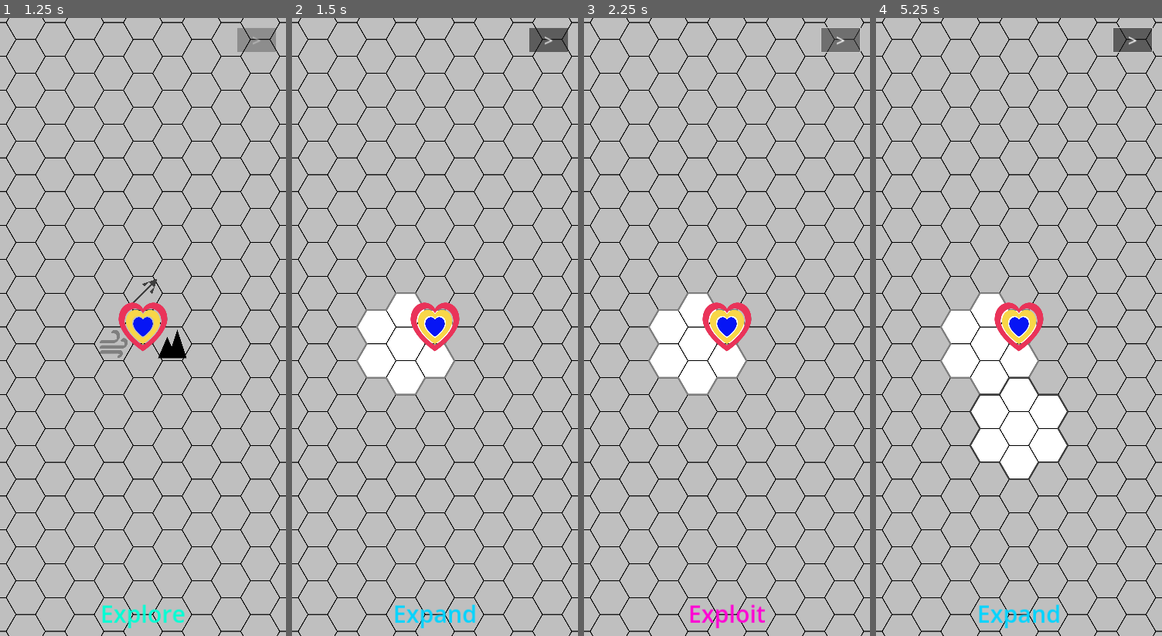
Above: before the commit, frames 1-4 (left to right).
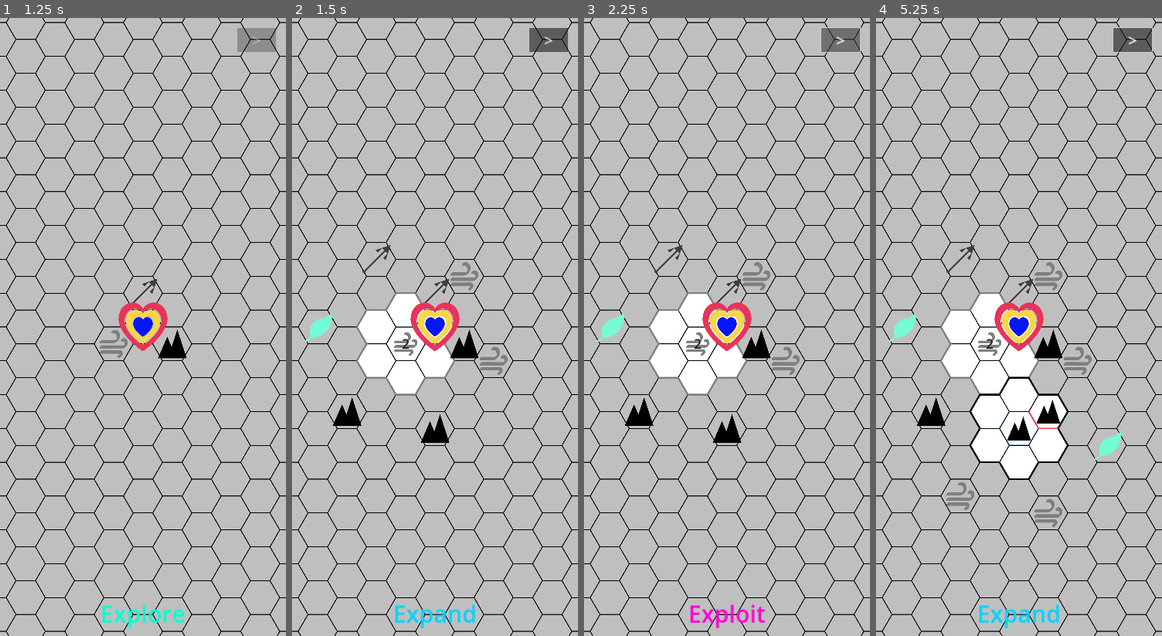
Above: after the commit, the same moments.

Repository: NoahKastin/combo-spell
Game: Godot game, scene res://scenes/main.tscn
Two runs of this game, one before a commit and one after it. Both use one fixed random seed, a clock stepped at 60 frames per second and the inputs below.
Inputs (mouse positions are in pixels of both pictures, inside the frame that each line leads up to):
- Up to frame 1 (1.25 s): tap Enter at 0.5 s; move the mouse to (205, 296) at 0.52 s; click (205, 296) at 0.67 s
- Up to frame 2 (1.5 s): tap Space at 1.25 s; move the mouse to (377, 357) at 1.27 s; click (377, 357) at 1.42 s
- Up to frame 3 (2.25 s): click ">" at 2 s
- Up to frame 4 (5.25 s): click ">" at 2.75 s; click ">" at 3.5 s; tap Enter at 4.25 s; move the mouse to (1047, 191) at 4.27 s; click (1047, 191) at 4.42 s; tap Space at 5 s; move the mouse to (1004, 450) at 5.02 s; click (1004, 450) at 5.17 s

Frame 1 is identical in both runs. In frame 2, 1.6% of the frame differs, in the area x 4-76%, y 36-69%; in frame 3, 1.6%; in frame 4, 2.6%, in the area x 4-86%, y 36-83%.

Commit message:
Add tile contents and persistent Explore candidates
- Tile class for occupant state (Kind enum, composition Dictionary, primary_element helper)
- _seed_contents at reveal: 2×multiplier resource Elements (biome guaranteed once) and 0..2×multiplier enemy Elements with 70% biome bias; _stacked_tile_count piles ~2 Elements per tile so clusters don't saturate at high multipliers
- Candidates persist across Explore rounds; each reveal adds the cluster's lattice neighbors and prunes any candidate whose center now sits inside revealed territory, so big-hexes don't end up nested inside other big-hexes
- Tile rendering: role-tag outlines per §5.2 (resource blue / enemy red / unit green), centered Element icon, count badge when the primary's count exceeds 1
- SPEC §4.1: persistent-candidate semantics and nesting-prevention rule

Co-Authored-By: Claude Opus 4.7 <noreply@anthropic.com>

Diff:
--- a/scripts/main.gd
+++ b/scripts/main.gd
@@ -1,14 +1,22 @@
 extends Node2D
 
-# Scene root: hex draw, tap input, and Explore-phase candidate logic.
+# Scene root: hex draw, tap input, Explore-phase candidates, and tile contents.
 
 const HEX_SIZE := 80.0
 const ICON_TARGET_SIZE := 120.0
+const TILE_ICON_SIZE := 100.0
+const COUNT_FONT_SIZE := 56
+const COUNT_OUTLINE_WIDTH := 4
 const TILE_OUTLINE_COLOR := Color("#000000")
 const TILE_OUTLINE_WIDTH := 2.0
+const ROLE_OUTLINE_WIDTH := 4.0
 const PERIMETER_WIDTH := 6.0
 const FOG_FILL := Color("#BFBFBF")
 const REVEALED_FILL := Color("#FFFFFF")
+
+# §4.1: of an enemy's biome ≈ "highly likely but not guaranteed." Per-enemy
+# probability of getting the biome's Element vs a uniform MVP draw.
+const ENEMY_BIOME_BIAS := 0.7
 
 # §10: MVP slice biomes. Subsequent-round candidates draw uniformly from these.
 const MVP_BIOMES: Array[int] = [
@@ -46,10 +54,19 @@
 	Vector2i(1, -1),   # edge 5→0
 ]
 
+# §5.2: role-tag tile outlines. Empty revealed tiles use the standard black
+# outline; only occupied tiles get a role color.
+const ROLE_OUTLINE_COLOR := {
+	Tile.Kind.RESOURCE: Color("#3498DB"),
+	Tile.Kind.ENEMY: Color("#E63946"),
+	Tile.Kind.UNIT: Color("#2ECC71"),
+}
+
 var layout := HexLayout.new(HEX_SIZE)
 var candidates: Array[BigHex] = []
 var revealed_big_hexes: Array[BigHex] = []
 var revealed_tiles: Dictionary = {} # Vector2i -> true
+var tiles: Dictionary = {}          # Vector2i -> Tile (occupied tiles only)
 
 @onready var phase_label: Label = $UI/PhaseLabel
 @onready var next_phase_button: Button = $UI/NextPhaseButton
@@ -57,7 +74,7 @@
 
 
 func _ready() -> void:
-	_seed_explore_candidates()
+	_seed_starting_candidates()
 	var heart := Sprite2D.new()
 	heart.texture = load("res://assets/heart.png")
 	heart.position = layout.hex_to_screen(Vector2i.ZERO)
@@ -67,15 +84,6 @@
 	_refresh_phase_ui()
 
 
-func _seed_explore_candidates() -> void:
-	candidates.clear()
-	if revealed_big_hexes.is_empty():
-		_seed_starting_candidates()
-	else:
-		_seed_subsequent_candidates()
-	queue_redraw()
-
-
 func _seed_starting_candidates() -> void:
 	var biomes := STARTING_BIOMES.duplicate()
 	biomes.shuffle()
@@ -83,18 +91,121 @@
 		candidates.append(BigHex.new(STARTING_CENTERS[i], biomes[i]))
 
 
-# §4.1: subsequent rounds offer 6 candidates at the big-hex-lattice neighbors
-# of the most-recently-revealed cluster. Already-revealed centers drop out.
-func _seed_subsequent_candidates() -> void:
-	var anchor := revealed_big_hexes[-1].center
-	var revealed_centers: Dictionary = {}
-	for b in revealed_big_hexes:
-		revealed_centers[b.center] = true
-	for neighbor_center in HexGrid.big_hex_neighbors(anchor):
-		if revealed_centers.has(neighbor_center):
+# §4.1: each reveal adds the just-revealed cluster's six lattice-neighbor
+# centers as candidates, skipping any already-pending or whose center sits
+# inside revealed territory (would produce a cluster nested inside another).
+# Unrevealed candidates persist across rounds so the player can come back
+# later to options they passed over.
+func _add_candidates_around(big_hex: BigHex) -> void:
+	var existing: Dictionary = {}
+	for c in candidates:
+		existing[c.center] = true
+	for neighbor_center in HexGrid.big_hex_neighbors(big_hex.center):
+		if existing.has(neighbor_center):
+			continue
+		if revealed_tiles.has(neighbor_center):
 			continue
 		var biome: int = MVP_BIOMES.pick_random()
 		candidates.append(BigHex.new(neighbor_center, biome))
+
+
+# Drop candidates whose center now sits inside revealed territory. A fresh
+# reveal can engulf a previously-added candidate's center; if so, revealing
+# that candidate would draw a big-hex nested inside an already-explored
+# cluster, which is never useful.
+func _prune_nested_candidates() -> void:
+	var keep: Array[BigHex] = []
+	for c in candidates:
+		if not revealed_tiles.has(c.center):
+			keep.append(c)
+	candidates = keep
+
+
+# §4.1: at reveal, seed the cluster with resource Elements (= 2 × multiplier,
+# biome guaranteed once) and up to that many enemy Elements (biome biased).
+# Enemies stay at distance ≥ 2 from the Heart; the Heart tile itself never
+# holds resources or enemies; tiles already occupied by an overlapping
+# previously-revealed cluster keep their existing contents.
+# Multi-Element tiles are intended (§4.1 talks of "total Elements," not
+# "total tiles") — _stacked_tile_count keeps clusters from saturating at
+# higher multipliers by piling Elements onto fewer rich tiles.
+func _seed_contents(big_hex: BigHex) -> void:
+	var mult := Game.difficulty_multiplier()
+	var resource_elements: int = 2 * mult
+	var enemy_elements: int = randi_range(0, 2 * mult)
+
+	var available: Array[Vector2i] = []
+	for t in big_hex.tiles():
+		if t == Vector2i.ZERO:
+			continue
+		if tiles.has(t):
+			continue
+		available.append(t)
+	available.shuffle()
+
+	var enemy_eligible: Array[Vector2i] = []
+	for t in available:
+		if HexGrid.distance(t, Vector2i.ZERO) >= 2:
+			enemy_eligible.append(t)
+
+	var enemy_tile_count: int = min(_stacked_tile_count(enemy_elements), enemy_eligible.size())
+	var enemy_coords: Array[Vector2i] = enemy_eligible.slice(0, enemy_tile_count)
+
+	var enemy_set: Dictionary = {}
+	for c in enemy_coords:
+		enemy_set[c] = true
+	var resource_eligible: Array[Vector2i] = []
+	for t in available:
+		if not enemy_set.has(t):
+			resource_eligible.append(t)
+	var resource_tile_count: int = min(_stacked_tile_count(resource_elements), resource_eligible.size())
+	var resource_coords: Array[Vector2i] = resource_eligible.slice(0, resource_tile_count)
+
+	_seed_resources(resource_coords, resource_elements, big_hex.biome)
+	_seed_enemies(enemy_coords, enemy_elements, big_hex.biome)
+
+
+# Aim for ~2 Elements per occupied tile. Stacking is visible from cycle 1
+# (multiplier 1: 2 Elements on 1 tile) and tile count grows slower than the
+# Element budget so the cluster doesn't saturate at high multipliers.
+static func _stacked_tile_count(elements: int) -> int:
+	if elements <= 0:
+		return 0
+	return max(1, (elements + 1) / 2)
+
+
+func _seed_resources(coords: Array[Vector2i], element_count: int, biome: int) -> void:
+	if coords.is_empty() or element_count == 0:
+		return
+	# §4.1: biome is guaranteed at least once. Place it on coords[0], whose
+	# position is random because the coord list was shuffled upstream.
+	var first := Tile.new(coords[0], Tile.Kind.RESOURCE)
+	first.add_element(biome)
+	tiles[first.coord] = first
+	# Remaining Elements scatter across the chosen resource tiles, stacking
+	# wherever they happen to land.
+	for i in range(1, element_count):
+		var c: Vector2i = coords.pick_random()
+		if not tiles.has(c):
+			tiles[c] = Tile.new(c, Tile.Kind.RESOURCE)
+		var t: Tile = tiles[c]
+		t.add_element(MVP_BIOMES.pick_random())
+
+
+func _seed_enemies(coords: Array[Vector2i], element_count: int, biome: int) -> void:
+	if coords.is_empty() or element_count == 0:
+		return
+	# Each enemy tile gets at least one Element, with biome bias on its first.
+	for c in coords:
+		var t := Tile.new(c, Tile.Kind.ENEMY)
+		var first_elem: int = biome if randf() < ENEMY_BIOME_BIAS else MVP_BIOMES.pick_random()
+		t.add_element(first_elem)
+		tiles[c] = t
+	# Remaining Elements scatter across enemies (uniform from MVP set).
+	for i in range(coords.size(), element_count):
+		var c: Vector2i = coords.pick_random()
+		var t: Tile = tiles[c]
+		t.add_element(MVP_BIOMES.pick_random())
 
 
 func _draw() -> void:
@@ -115,10 +226,15 @@
 
 
 func _draw_revealed_big_hex(big_hex: BigHex) -> void:
-	for tile in big_hex.tiles():
-		var corners := layout.hex_corners(tile)
+	for tile_coord in big_hex.tiles():
+		var corners := layout.hex_corners(tile_coord)
 		draw_colored_polygon(corners, REVEALED_FILL)
-		_draw_tile_outline(corners)
+		var tile: Tile = tiles.get(tile_coord)
+		if tile != null and not tile.is_empty():
+			_draw_role_outline(corners, tile.kind)
+			_draw_element_icon(tile)
+		else:
+			_draw_tile_outline(corners)
 	_draw_cluster_perimeter(big_hex)
 
 
@@ -126,6 +242,13 @@
 	var closed := PackedVector2Array(corners)
 	closed.append(closed[0])
 	draw_polyline(closed, TILE_OUTLINE_COLOR, TILE_OUTLINE_WIDTH, true)
+
+
+func _draw_role_outline(corners: PackedVector2Array, kind: int) -> void:
+	var color: Color = ROLE_OUTLINE_COLOR[kind]
+	var closed := PackedVector2Array(corners)
+	closed.append(closed[0])
+	draw_polyline(closed, color, ROLE_OUTLINE_WIDTH, true)
 
 
 func _draw_cluster_perimeter(big_hex: BigHex) -> void:
@@ -147,6 +270,30 @@
 	var size := Vector2.ONE * ICON_TARGET_SIZE
 	var pos := layout.hex_to_screen(big_hex.center) - size * 0.5
 	draw_texture_rect(icon, Rect2(pos, size), false)
+
+
+func _draw_element_icon(tile: Tile) -> void:
+	var primary := tile.primary_element()
+	if primary < 0:
+		return
+	var icon: Texture2D = Element.ICON[primary]
+	var size := Vector2.ONE * TILE_ICON_SIZE
+	var tile_center := layout.hex_to_screen(tile.coord)
+	draw_texture_rect(icon, Rect2(tile_center - size * 0.5, size), false)
+	var count: int = tile.composition[primary]
+	if count > 1:
+		_draw_tile_count(tile_center, count)
+
+
+func _draw_tile_count(at: Vector2, count: int) -> void:
+	var font: Font = ThemeDB.fallback_font
+	var text := str(count)
+	var box_width := TILE_ICON_SIZE * 1.5
+	# draw_string anchors at the baseline; nudge down so the glyph sits near
+	# the tile's vertical center.
+	var pos := Vector2(at.x - box_width * 0.5, at.y + COUNT_FONT_SIZE * 0.35)
+	draw_string_outline(font, pos, text, HORIZONTAL_ALIGNMENT_CENTER, box_width, COUNT_FONT_SIZE, COUNT_OUTLINE_WIDTH, Color.WHITE)
+	draw_string(font, pos, text, HORIZONTAL_ALIGNMENT_CENTER, box_width, COUNT_FONT_SIZE, Color.BLACK)
 
 
 # All hex coords whose centers fall within the viewport, padded by 1 to cover
@@ -215,7 +362,10 @@
 	revealed_big_hexes.append(big_hex)
 	for t in big_hex.tiles():
 		revealed_tiles[t] = true
-	candidates.clear()
+	_seed_contents(big_hex)
+	candidates.erase(big_hex)
+	_prune_nested_candidates()
+	_add_candidates_around(big_hex)
 	queue_redraw()
 	Game.advance_phase()
 
@@ -224,9 +374,7 @@
 	Game.advance_phase()
 
 
-func _on_phase_changed(new_phase: int) -> void:
-	if new_phase == Phase.Type.EXPLORE:
-		_seed_explore_candidates()
+func _on_phase_changed(_new_phase: int) -> void:
 	_refresh_phase_ui()
 
 
--- /dev/null
+++ b/scripts/tile.gd
@@ -0,0 +1,46 @@
+class_name Tile
+extends RefCounted
+
+# A small-hex tile's occupant state. Resources, enemies, and units all share
+# the Element-bag model (SPEC §1, §3) — the Kind enum just distinguishes
+# whose side they're on and how the rest of the game treats them.
+
+enum Kind { EMPTY, RESOURCE, ENEMY, UNIT }
+
+var coord: Vector2i
+var kind: int
+var composition: Dictionary  # Element.Type -> int
+
+
+func _init(c: Vector2i, k: int = Kind.EMPTY) -> void:
+	coord = c
+	kind = k
+	composition = {}
+
+
+func add_element(t: int, count: int = 1) -> void:
+	composition[t] = composition.get(t, 0) + count
+
+
+func is_empty() -> bool:
+	return kind == Kind.EMPTY
+
+
+func element_count() -> int:
+	var total := 0
+	for k in composition:
+		total += composition[k]
+	return total
+
+
+# The "primary" Element drives the tile's mid-zoom symbol (SPEC §5.2):
+# most-used, ties broken by earliest player addition. For a single-Element
+# tile this just returns the only key.
+func primary_element() -> int:
+	var best_kind := -1
+	var best_count := -1
+	for k in composition:
+		if composition[k] > best_count:
+			best_count = composition[k]
+			best_kind = k
+	return best_kind
Not shown, changed: SPEC.md
